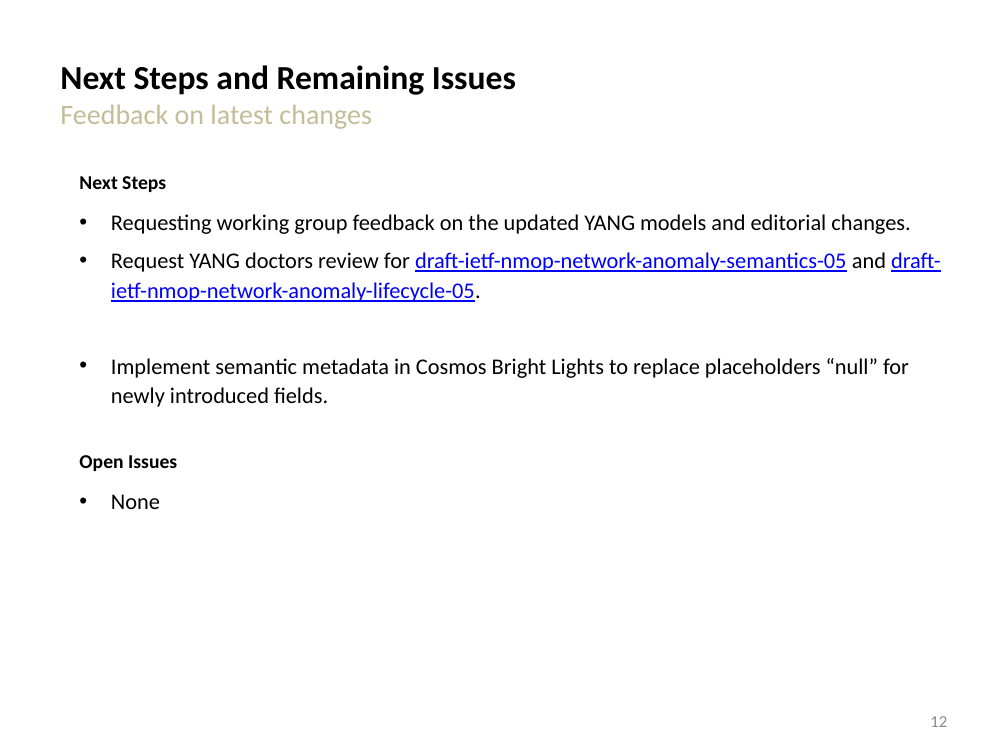
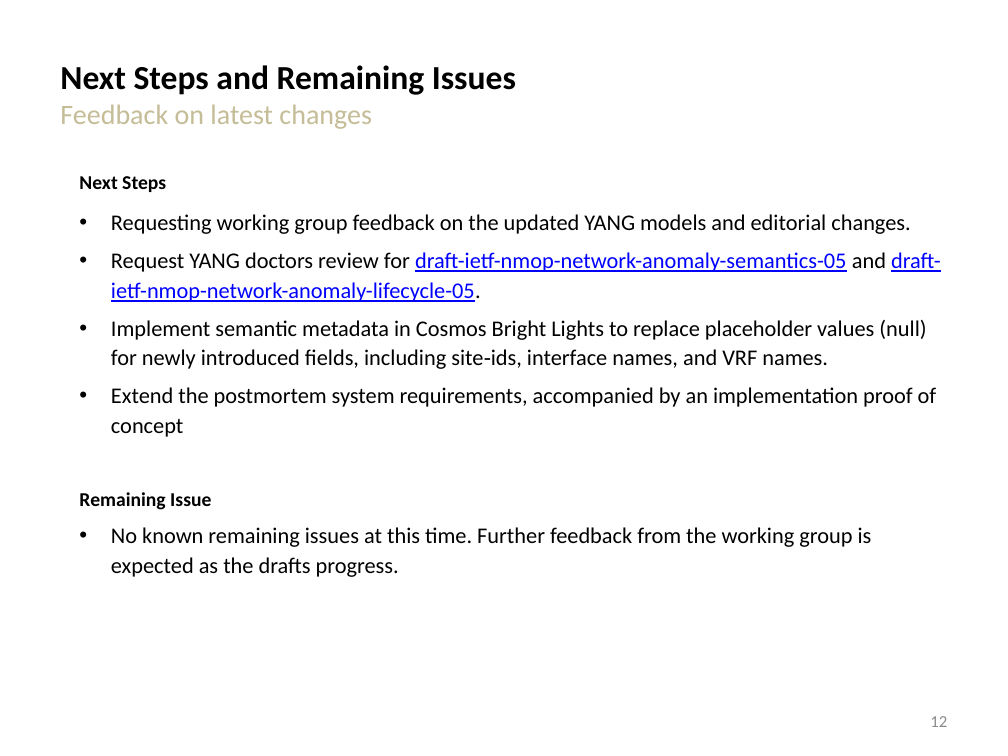
Before and after one commit to network-analytics/ietf-network-analytics-document-status, a slide deck: slide 12 of 125/NMOP/draft-ietf-nmop-network-anomaly-architecture-semantics-lifecycle.pptx. Drawn at 1008x756 pixels with LibreOffice and Linux fonts; fonts in the diff are those of the drawing. Boxes give left, top, right and bottom in pixels: in the first picture for what was removed or moved away, otherwise in the second. Text is boxed around its words. In the diff, an @@ line names an element or a change of style, - is before the commit and + after.

Commit message:
update network-anomaly-architecture-semantics-lifecycle slide deck

```diff
--- a/125/NMOP/draft-ietf-nmop-network-anomaly-architecture-semantics-lifecycle.pptx
+++ b/125/NMOP/draft-ietf-nmop-network-anomaly-architecture-semantics-lifecycle.pptx
@@ text at (79, 320, 937, 577): text changed @@
-• Implement semantic metadata in Cosmos Bright Lights to replace placeholders “null” for newly introduced fields.
-Open Issues
-• None
+• Implement semantic metadata in Cosmos Bright Lights to replace placeholder values (null) for newly introduced fields, including site‑ids, interface names, and VRF names.
+• Extend the postmortem system requirements, accompanied by an implementation proof of concept
+Remaining Issue
+• No known remaining issues at this time. Further feedback from the working group is expected as the drafts progress.
```
Also in this commit, not shown: 11 other slides changed, 1 other file.
